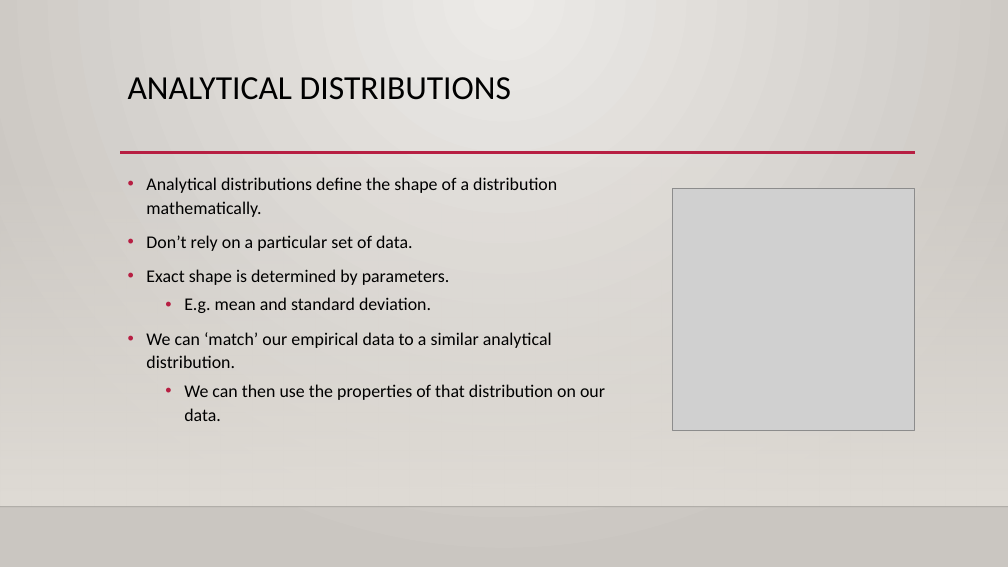
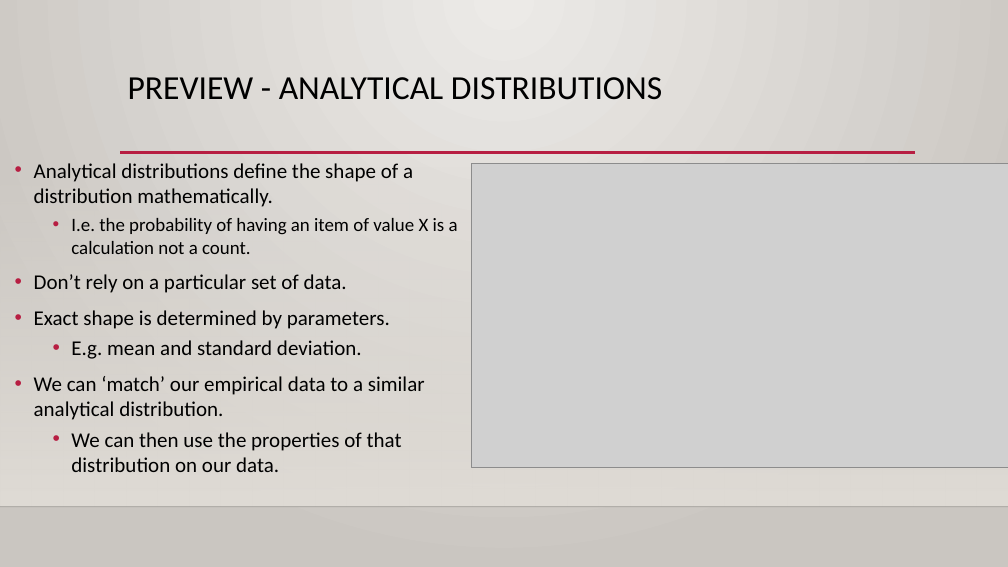
Before and after one commit to SedemSetor/Basic_Stats_in_Python_Student_Repository, a slide deck: slide 25 of reference_material/slides/003_Distribution_Basics.pptx (slide 17 before the commit). Drawn at 1008x567 pixels with LibreOffice and Linux fonts; fonts in the diff are those of the drawing; grey boxes stand for pictures; background and template pictures are left out. Boxes give left, top, right and bottom in pixels: in the first picture for what was removed or moved away, otherwise in the second. Text is boxed around its words. In the diff, an @@ line names an element or a change of style, - is before the commit and + after.

```diff
--- a/reference_material/slides/003_Distribution_Basics.pptx
+++ b/reference_material/slides/003_Distribution_Basics.pptx
@@ title at [128,77,662,100]: text changed @@
-ANALYTICAL DISTRIBUTIONS
+PREVIEW - ANALYTICAL DISTRIBUTIONS
@@ text "Analytical distributions define the shape ...": place and size @@
-text "Analytical distributions define the shape ..." at [146,177,605,421]
+text "Analytical distributions define the shape ..." at [34,163,458,472]
@@ text at [34,163,425,472]: size 17 to 20 pt in "Analytical distributions define the shape of a ...", "Don’t rely on a particular set of ...", "Exact shape is determined by parameters.", "E.g. mean and standard deviation." and 2 more places; line spacing 1.1 to 1 @@
@@ picture added at [472,163,1008,468] @@
@@ picture removed at [672,188,914,430] @@
@@ text at [71,218,458,254]: paragraph added @@
+  • I.e. the probability of having an item of value X is a calculation not a count.
```
Also in this commit, not shown: 7 other slides changed, 10 slides added, 2 other files.
